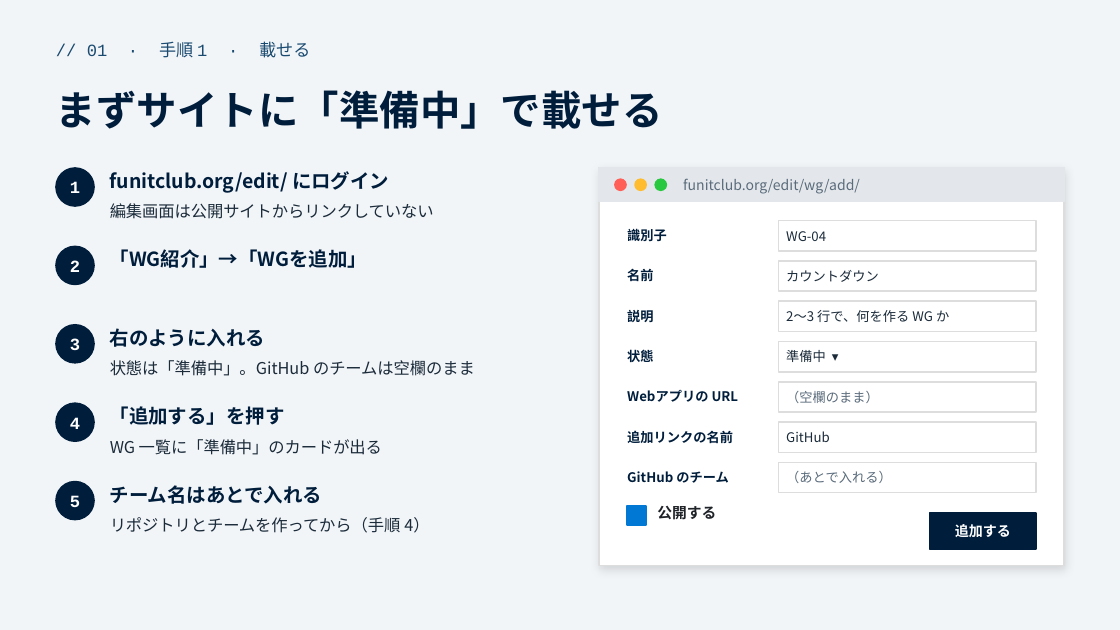
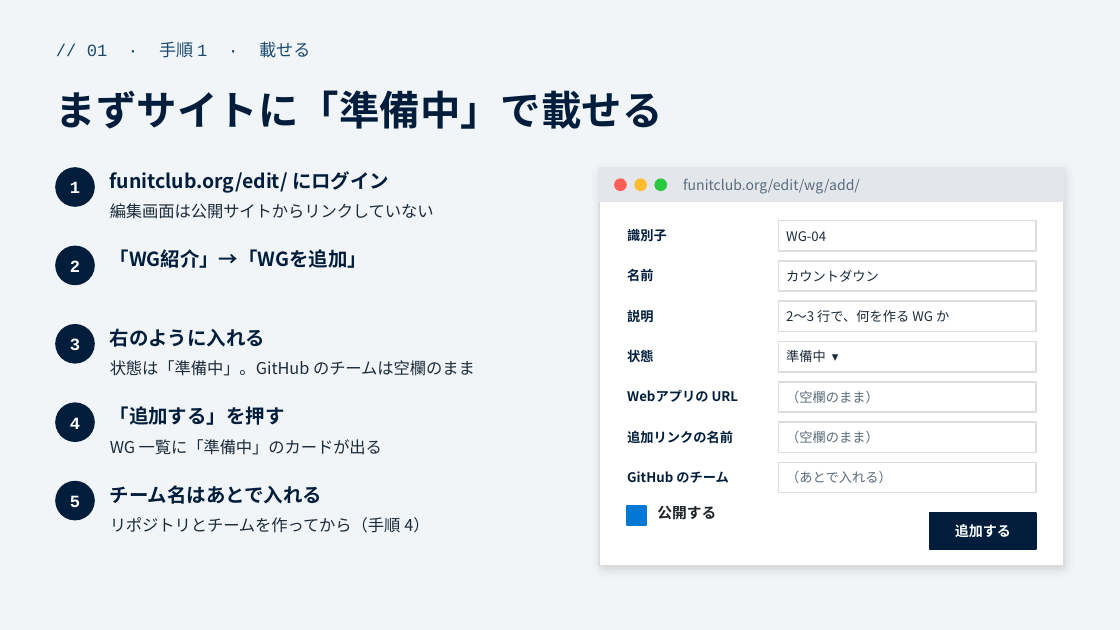
Before and after one commit to funITclub/homepage, a slide deck: slide 3 of static/guide/01_リポジトリの作り方と運用.pptx. Drawn at 1120x630 pixels with LibreOffice and Linux fonts; fonts in the diff are those of the drawing; background and template pictures are left out. Boxes give left, top, right and bottom in pixels: in the first picture for what was removed or moved away, otherwise in the second. Text is boxed around its words. In the diff, an @@ line names an element or a change of style, - is before the commit and + after.

```diff
--- a/static/guide/01_リポジトリの作り方と運用.pptx
+++ b/static/guide/01_リポジトリの作り方と運用.pptx
@@ text at [786, 431, 879, 443]: text changed; text colour #1B2B3A to #5A6B7B @@
-GitHub
+（空欄のまま）
```
Also in this commit, not shown: 5 other slides changed, 6 other files.
